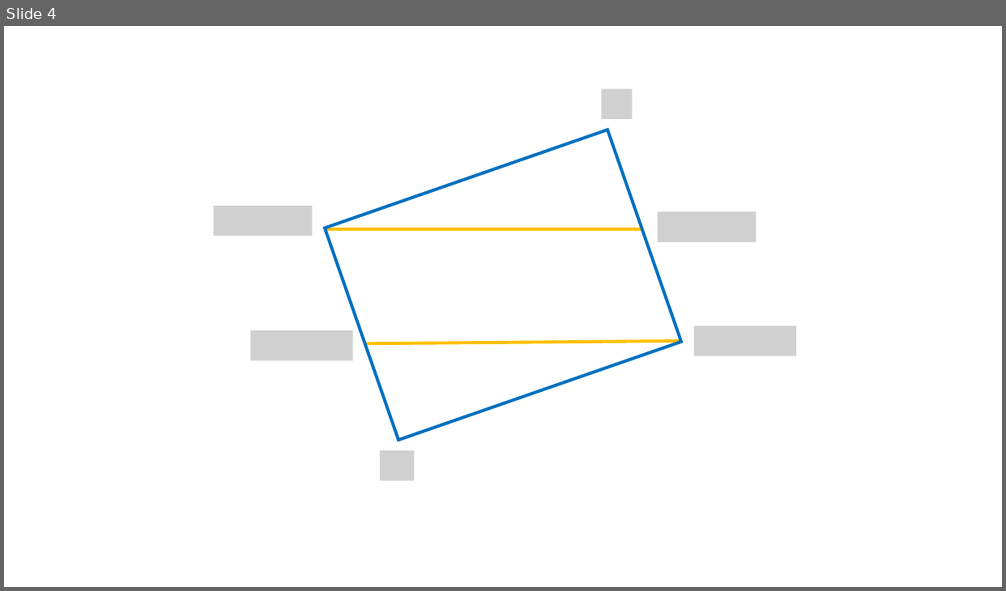
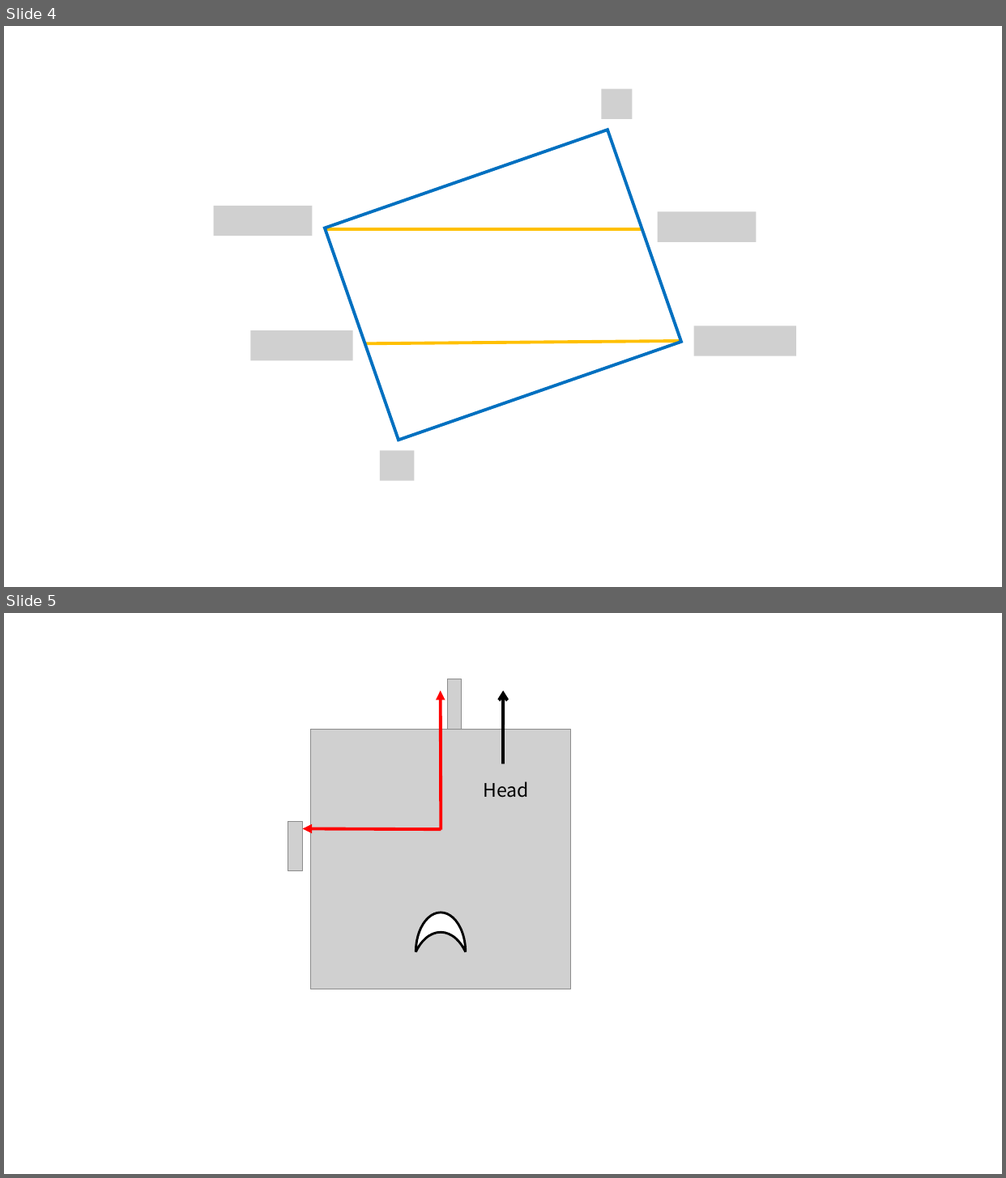
Before and after one commit to enderman19980125/2020.09_CPIPC, a slide deck: Figures.pptx. Shown one above the other, each under a label of ours: slide 4 before the commit, slides 4 and 5 after it. The pictures are 1006x591 and 1006x1178 pixels, drawn with LibreOffice and Linux fonts; fonts in the diff are those of the drawing; grey boxes stand for pictures. Boxes give left, top, right and bottom in pixels: in the first picture for what was removed or moved away, otherwise in the second. Text is boxed around its words. In the diff, an @@ line names an element or a change of style, - is before the commit and + after.

```diff
--- a/Figures.pptx
+++ b/Figures.pptx
@@ slide 5 added at [4, 613, 1002, 1174], background #FFFFFF @@
@@ picture added at [447, 679, 461, 729] @@
@@ arrow added from (441, 830) to (441, 691), #FF0000 3 pt @@
@@ arrow added from (503, 764) to (503, 691), #000000 3 pt @@
@@ picture added at [311, 729, 571, 989] @@
@@ text added at [484, 781, 530, 798], 18 pt, text #000000 @@
+Head
@@ picture added at [288, 821, 302, 871] @@
@@ arrow added from (441, 829) to (303, 828), #FF0000 3 pt @@
@@ moon added at [416, 912, 466, 952], fill #FFFFFF, outline #000000 2.25 pt @@
```
Also in this commit, not shown: 1 slide removed.
